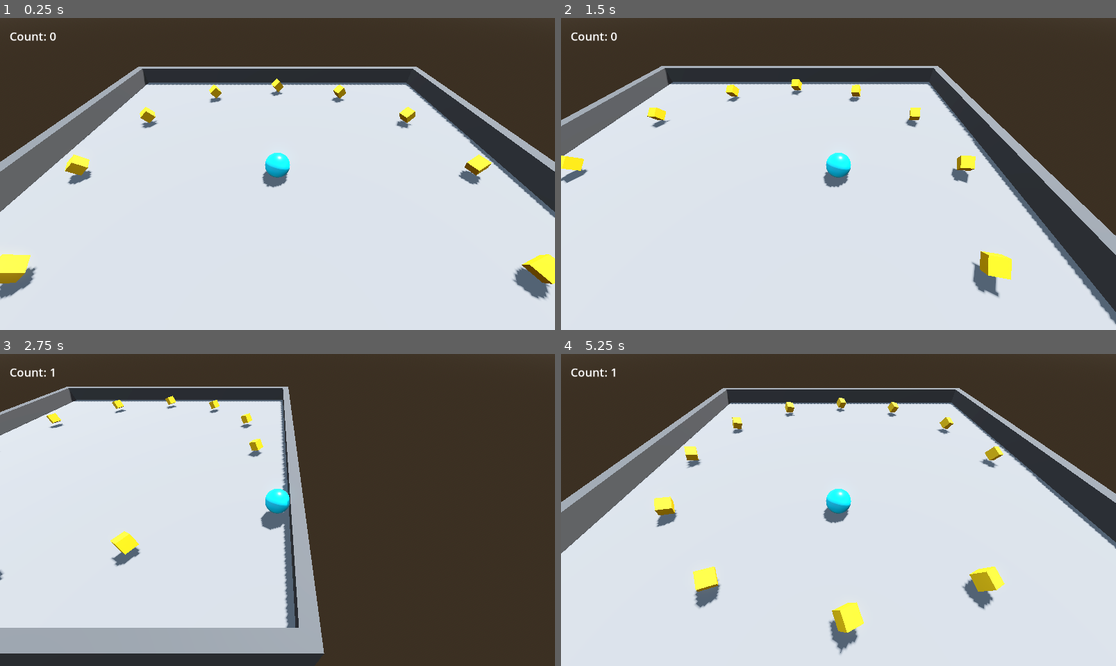
Above: before the commit, frames 1-4 (two rows, left to right).
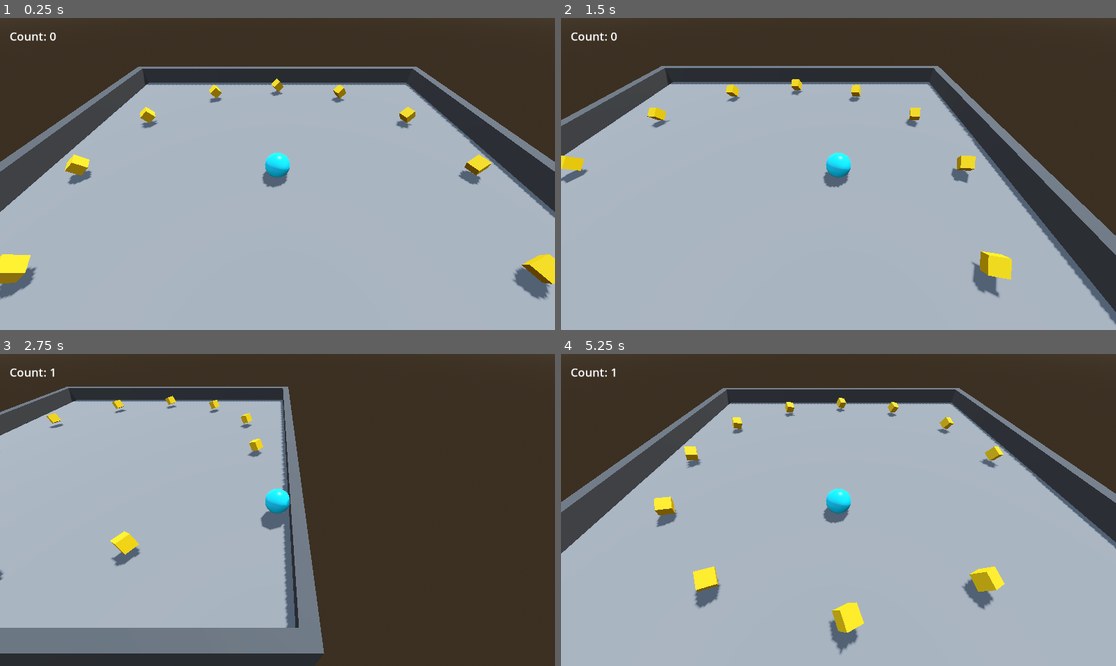
Above: after the commit, the same moments.

Repository: jrenato/godot-roll-a-ball
Game: Godot game, scene res://levels/level.tscn
Two runs of this game, one before a commit and one after it. Both use one fixed random seed, a clock stepped at 60 frames per second and the inputs below.
Inputs:
- Up to frame 1 (0.25 s): no input
- Up to frame 2 (1.5 s): hold D (move_right) 0.53-1.28 s; hold S (move_back) from 1.28 s (still down)
- Up to frame 3 (2.75 s): release S (move_back) at 2.03 s; hold D (move_right) from 2.03 s (still down)
- Up to frame 4 (5.25 s): release D (move_right) at 2.78 s; hold W (move_forward) 2.78-3.53 s; hold A (move_left) 3.53-5.03 s; hold S (move_back) from 5.03 s (still down)

The runs differ from the first frame. In frame 1, 70% of the frame differs, in the area x 0-100%, y 15-100%; in frame 2, 66%; in frame 3, 43%; in frame 4, 72%, in the area x 0-100%, y 10-100%.

Commit message:
Created To Do checklist, checked first two items

Diff:
--- a/levels/level.tscn
+++ b/levels/level.tscn
@@ -38,6 +38,8 @@
 
 [node name="DirectionalLight3D" type="DirectionalLight3D" parent="."]
 transform = Transform3D(-0.866025, -0.433013, 0.25, 0, 0.5, 0.866025, -0.5, 0.75, -0.433013, 0, 5, 0)
+light_color = Color(0.784314, 0.784314, 0.784314, 1)
+light_energy = 0.5
 shadow_enabled = true
 
 [node name="GameCamera" parent="." node_paths=PackedStringArray("player") instance=ExtResource("1_h056d")]
--- a/levels/pickup.gd
+++ b/levels/pickup.gd
@@ -4,18 +4,12 @@
 
 var rotation_speed : float = 0.8
 
+
 func _ready() -> void:
 	pass
-#	tween_rotate_loop()
 
 
 func _process(delta: float) -> void:
 	mesh_instance_3d.rotate_object_local(Vector3(1, 0, 0), 1 * delta * rotation_speed)
 	mesh_instance_3d.rotate_object_local(Vector3(0, 1, 0), 2 * delta * rotation_speed)
 	mesh_instance_3d.rotate_object_local(Vector3(0, 0, 1), 3 * delta * rotation_speed)
-
-
-#func tween_rotate_loop():
-#	var tween := create_tween()
-#	tween.tween_property(self, "rotation", rotation_vector, 10.0)
-#	tween.tween_callback(tween_rotate_loop)
Binary file added: docs/images/godot_lighting.png
Not shown, added: docs/images/godot_lighting.png.import
Not shown, added: docs/images/godot_lighting2.png.import
Binary file added: docs/images/godot_lighting_2.png
Not shown, added: docs/images/godot_lighting_2.png.import
Binary file added: docs/images/godot_lighting_3.png
Not shown, added: docs/images/godot_lighting_3.png.import
Binary file added: docs/images/unity_lighting.png
Not shown, added: docs/images/unity_lighting.png.import
Not shown, changed: README.md
Not shown, changed: docs/building-the-game.md
Not shown, added: docs/improvements.md
